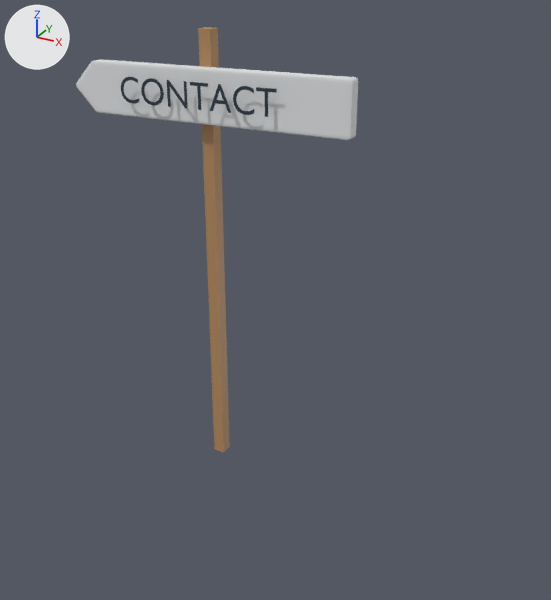
What one commit did to the glTF model models/signContact.glb.
Before and after are seen from a 50 mm lens placed at (16.2, -24.3, 20.1), pointed at (4.2, -2.7, 9.3). Lighting does not change. The marker at upper left points along +X, +Y and +Z. Where no turn or scale is listed for an object, it has been applied to the vertices.
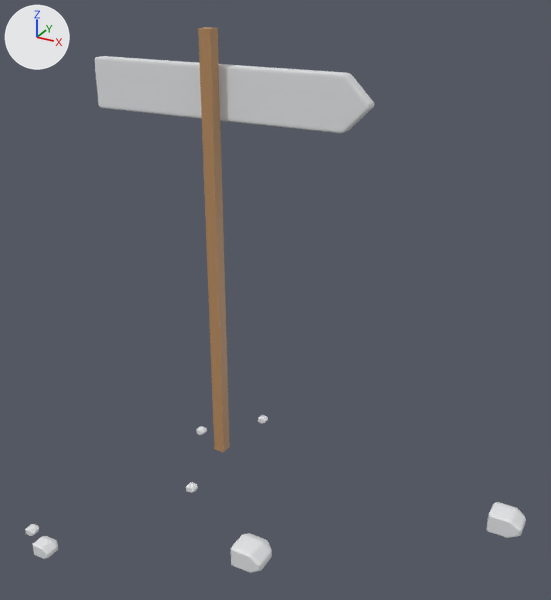
The change, as a diff of the scene's bpy script:
```diff
--- a/models/signContact.glb.py
+++ b/models/signContact.glb.py
@@ ob_text_001 @@
 ob_text_001 = bpy.data.objects.new('Text.001', me_text)
-ob_text_001.location = (-3.48, -0.98, 15.28)
-ob_text_001.rotation_euler = (1.571, 0.0, 0.0)  # degrees (90, 0, 0)
-ob_text_001.scale = (1.4, 1.41, 29.0)
+ob_text_001.location = (3.34, 0.76, 15.23)
+ob_text_001.rotation_euler = (-1.571, 0.0, 0.0)  # degrees (-90, 0, 0)
+ob_text_001.scale = (-1.4, -1.41, -29.0)
@@ ob_cube_001 @@
 ob_cube_001 = bpy.data.objects.new('Cube.001', me_cube_001)
-ob_cube_001.location = (-4.99, -0.45, 15.7)
+ob_cube_001.location = (5.31, 0.48, 15.7)
 ob_cube_001.rotation_euler = (3.142, 0.0, 0.0)  # degrees (180, 0, 0)
-ob_cube_001.scale = (-1.0, -0.25, -1.0)
+ob_cube_001.scale = (1.0, 0.25, 1.0)
@@ ob_cube_008 @@
+ob_cube_008 = bpy.data.objects.new('Cube.008', me_cube_008)  # 290 vertices, 576 faces; spans x -0.649..0.649, y -0.659..0.659, z -0.423..0.423; in mat_material_009 (white #e5e7e9)
+ob_cube_008.location = (4.81, -5.36, 0.29)
@@ ob_cube_007 @@
+ob_cube_007 = bpy.data.objects.new('Cube.007', me_cube_007)  # 290 vertices, 576 faces; spans x -0.195..0.195, y -0.229..0.229, z -0.127..0.127; in mat_material_008 (white #e5e7e9)
+ob_cube_007.location = (0.68, -3.29, 0.29)
@@ ob_cube_002 @@
+ob_cube_002 = bpy.data.objects.new('Cube.002', me_cube_002)  # 290 vertices, 576 faces; spans x -0.649..0.649, y -0.659..0.659, z -0.423..0.423; in mat_material_003 (white #e5e7e9)
+ob_cube_002.location = (12.56, 1.0, 0.29)
@@ ob_cube_003 @@
+ob_cube_003 = bpy.data.objects.new('Cube.003', me_cube_003)  # 290 vertices, 576 faces; spans x -0.391..0.391, y -0.373..0.373, z -0.255..0.255; in mat_material_004 (white #e5e7e9)
+ob_cube_003.location = (-1.99, -8.87, 0.35)
@@ ob_cube_004 @@
+ob_cube_004 = bpy.data.objects.new('Cube.004', me_cube_004)  # 290 vertices, 576 faces; spans x -0.195..0.195, y -0.229..0.229, z -0.127..0.127; in mat_material_005 (white #e5e7e9)
+ob_cube_004.location = (-3.2, -8.39, 0.29)
@@ ob_cube_005 @@
+ob_cube_005 = bpy.data.objects.new('Cube.005', me_cube_005)  # 290 vertices, 576 faces; spans x -0.195..0.195, y -0.229..0.229, z -0.127..0.127; in mat_material_006 (white #e5e7e9)
+ob_cube_005.location = (0.68, 2.64, 0.29)
@@ ob_cube_006 @@
+ob_cube_006 = bpy.data.objects.new('Cube.006', me_cube_006)  # 290 vertices, 576 faces; spans x -0.195..0.195, y -0.229..0.229, z -0.127..0.127; in mat_material_007 (white #e5e7e9)
+ob_cube_006.location = (-1.33, 0.42, 0.29)
```

Where the change shows, as pixel boxes (x1, y1, x2, y2) in the pictures (551 x 600 px):
'Cube.001', moved, rescaled
    before: (76, 59, 358, 140)
    after: (94, 56, 374, 133)
'Text.001', moved, turned, rescaled (not visible afterwards)
    before: (121, 77, 277, 117)
'Cube.008', added
    after: (231, 533, 272, 573)
'Cube.002', added
    after: (487, 502, 526, 538)
'Cube.003', added
    after: (33, 536, 58, 559)
'Cube.004', added
    after: (25, 524, 39, 536)
'Cube.007', added
    after: (186, 482, 198, 493)
'Cube.006', added
    after: (197, 426, 207, 435)
'Cube.005', added
    after: (258, 415, 268, 424)
